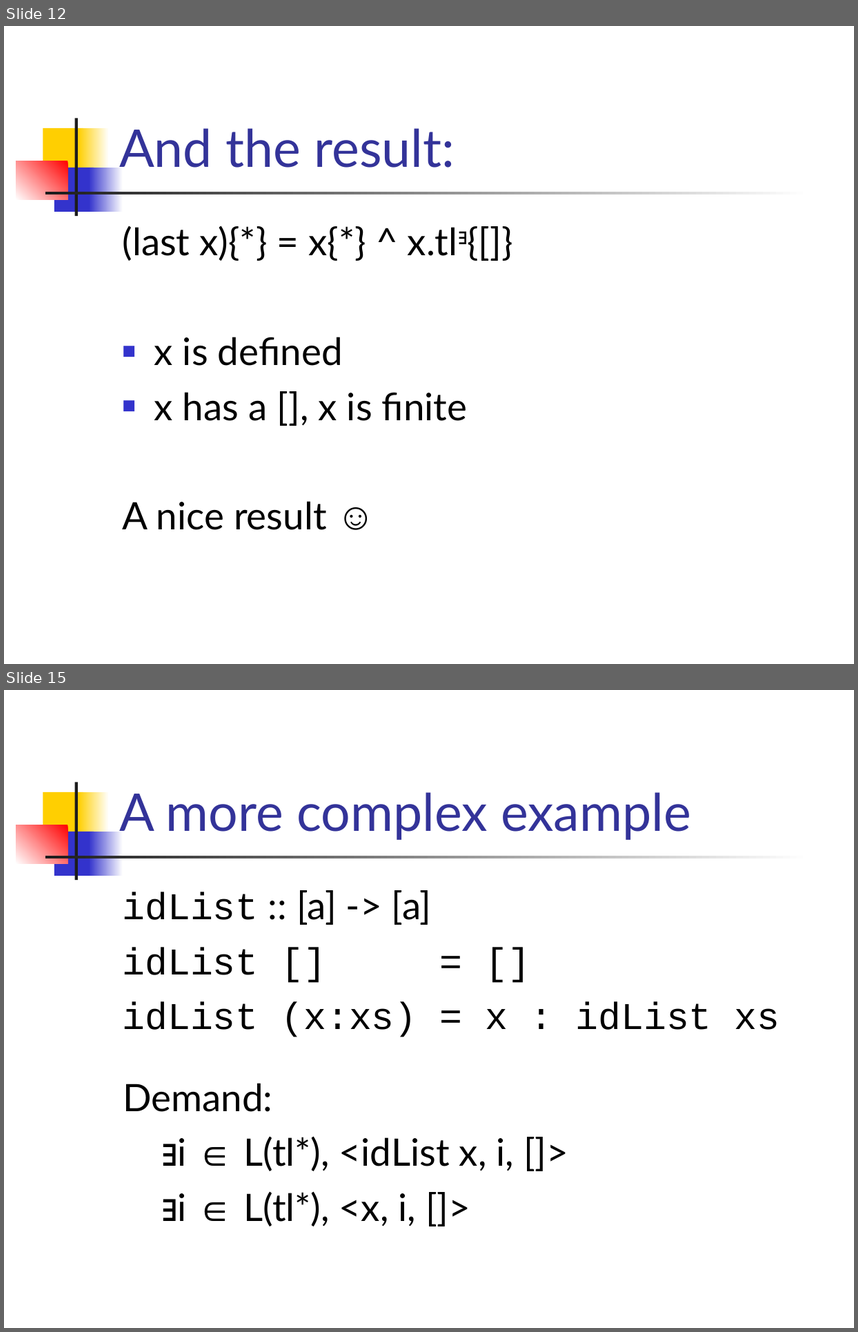
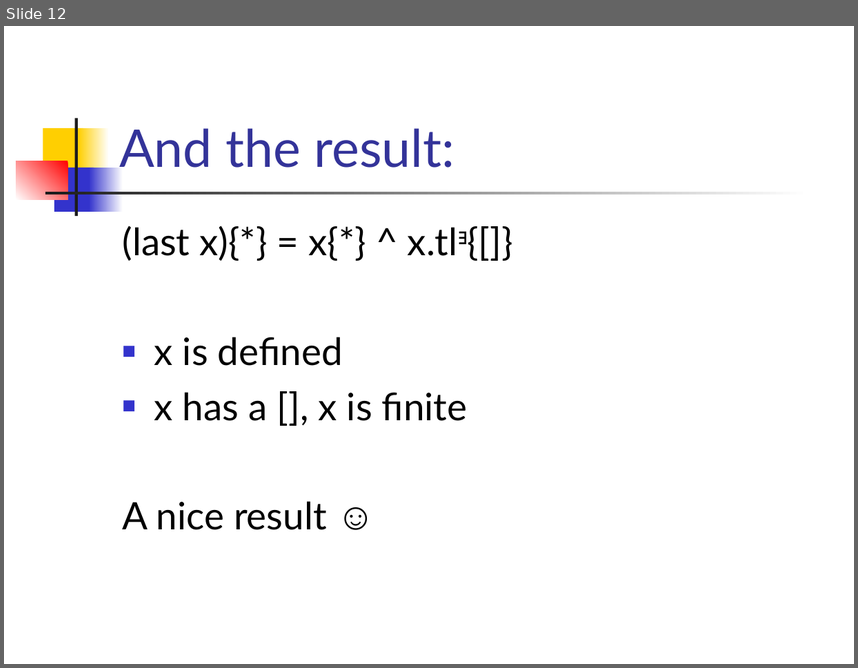
Before and after one commit to ndmitchell/catch, a slide deck: academic/plasma-presentation-termination/catch.ppt. Shown one above the other, each under a label of ours: slides 12 and 15 before the commit, slide 12 after it; the slides between them are not shown. The pictures are 858x1332 and 858x668 pixels, drawn with LibreOffice and Linux fonts; fonts in the diff are those of the drawing. Boxes give left, top, right and bottom in pixels: in the first picture for what was removed or moved away, otherwise in the second. Text is boxed around its words. In the diff, an @@ line names an element or a change of style, - is before the commit and + after.

```diff
--- a/academic/plasma-presentation-termination/catch.ppt
+++ b/academic/plasma-presentation-termination/catch.ppt
@@ slide 15 removed at [4, 690, 854, 1328], background #FFFFFF; not listed: 7 template elements that a slide beside it also shows @@
@@ title removed at [119, 792, 691, 840] @@
-A more complex example
@@ text removed at [122, 890, 780, 1037] @@
-idList :: [a] -> [a]
-idList [] = []
-idList (x:xs) = x : idList xs
@@ text removed at [123, 1083, 515, 1226] @@
-Demand:
-∃i ∈ L(tl*), <idList x, i, []>
-∃i ∈ L(tl*), <x, i, []>
```
Also in this commit, not shown: 1 slide changed, 2 slides added, 2 other slides removed, 1 other file.
